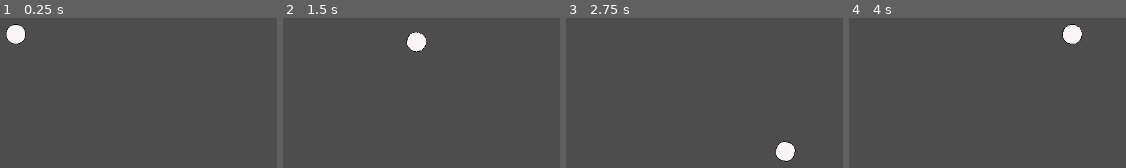
Above: before the commit, frames 1-4 (left to right).
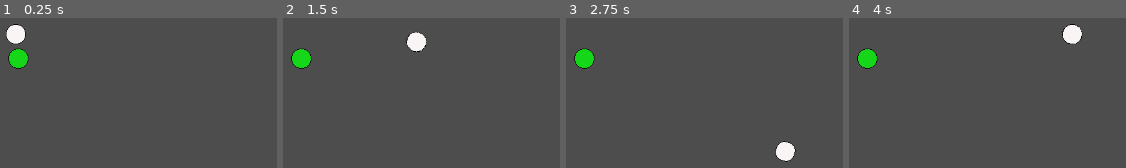
Above: after the commit, the same moments.

Repository: cledson-leite/snake-arena-survivor
Game: Godot game, scene res://scenes/Main.tscn
Two runs of this game, one before a commit and one after it. Both use one fixed random seed, a clock stepped at 60 frames per second and the inputs below.
Inputs:
- Up to frame 1 (0.25 s): no input
- Up to frame 2 (1.5 s): tap Enter at 0.5 s; hold D (right) 0.53-1.28 s; hold S (down) from 1.28 s (still down)
- Up to frame 3 (2.75 s): release S (down) at 2.03 s; hold D (right) from 2.03 s (still down)
- Up to frame 4 (4 s): release D (right) at 2.78 s; hold W (up) 2.78-3.53 s; hold A (left) from 3.53 s (still down)

The runs differ from the first frame. In frame 1, 0.8% of the frame differs, in the area x 2-11%, y 20-34%; in frame 2, 0.8%; in frame 3, 0.8%; in frame 4, 0.8%.

Commit message:
criar segmento de corpo

Diff:
--- /dev/null
+++ b/intites/player/BodySegment.tscn
@@ -0,0 +1,8 @@
+[gd_scene load_steps=2 format=3 uid="uid://de6wp6qo3304g"]
+
+[ext_resource type="Texture2D" uid="uid://cwucilr8xglk7" path="res://intites/player/sprites/corpo.png" id="1_xwqn2"]
+
+[node name="Node2D" type="Node2D"]
+
+[node name="Sprite2D" type="Sprite2D" parent="."]
+texture = ExtResource("1_xwqn2")
--- a/scenes/Main.tscn
+++ b/scenes/Main.tscn
@@ -1,8 +1,13 @@
-[gd_scene load_steps=2 format=3 uid="uid://dahcn35s53afg"]
+[gd_scene load_steps=3 format=3 uid="uid://dahcn35s53afg"]
 
 [ext_resource type="PackedScene" uid="uid://bgw0pk0juhsk2" path="res://intites/player/PlayerSnake.tscn" id="1_elqb8"]
+[ext_resource type="Texture2D" uid="uid://cwucilr8xglk7" path="res://intites/player/sprites/corpo.png" id="2_rvslj"]
 
 [node name="Node2D" type="Node2D"]
 
 [node name="CharacterBody2D" parent="." instance=ExtResource("1_elqb8")]
 position = Vector2(475, 234)
+
+[node name="Corpo" type="Sprite2D" parent="."]
+position = Vector2(479, 273)
+texture = ExtResource("2_rvslj")
Binary file added: intites/player/sprites/corpo.png
Not shown, added: intites/player/sprites/corpo.png.import
